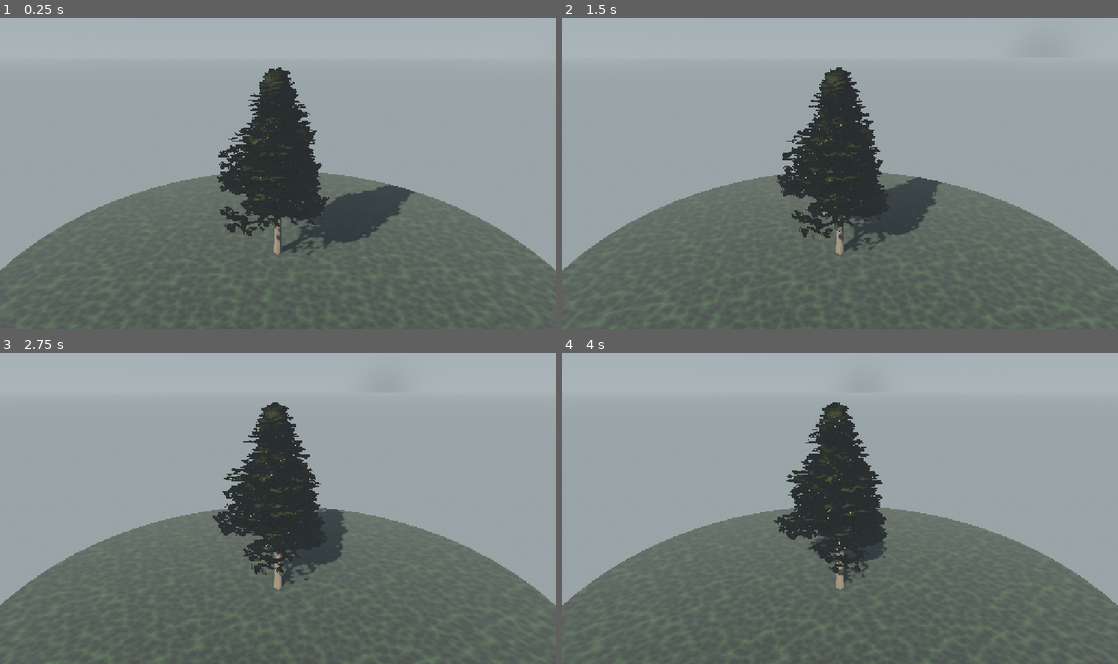
Above: before the commit, frames 1-4 (two rows, left to right).
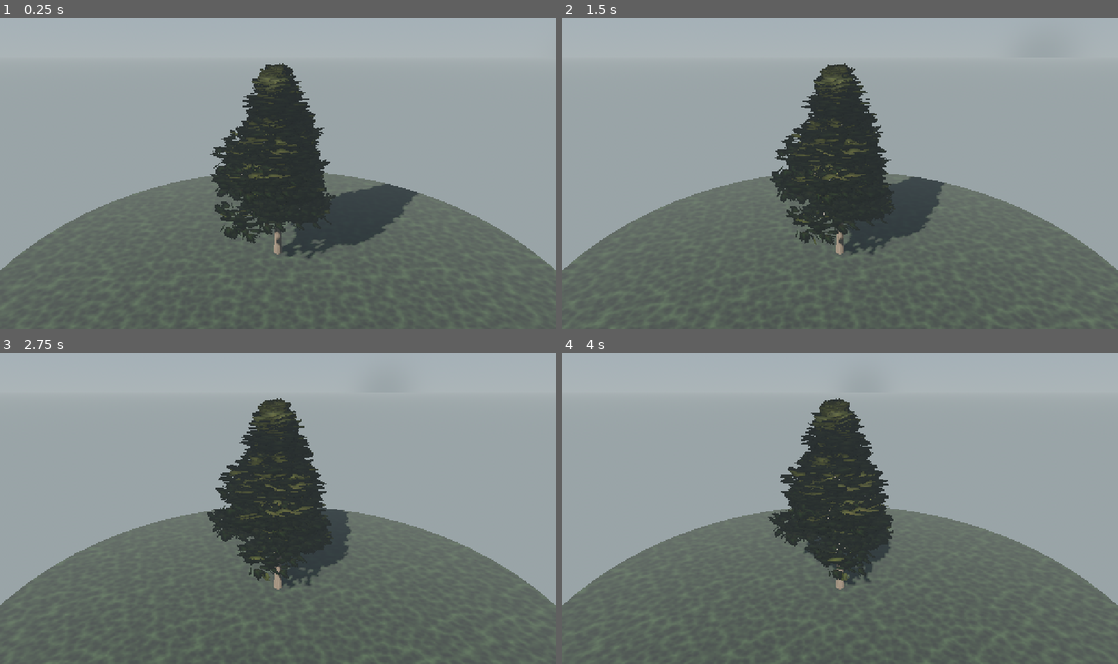
Above: after the commit, the same moments.

Repository: mehmetdem2005/Acik-dunya_oyun
Game: Godot game, scene res://scenes/world/pine_tree_scene.tscn
The game is run twice, just before and just after one commit, with the same random seed, the same clock (stepped at 60 frames per second) and the same inputs. This scene is started directly instead of the project's main scene.
Inputs (mouse positions are in pixels of both pictures, inside the frame that each line leads up to):
- Up to frame 1 (0.25 s): no input
- Up to frame 2 (1.5 s): move the mouse to (962, 157) at 0.52 s; hold D 0.53-1.25 s; hold Shift 0.53-1.25 s; click (962, 157) at 0.67 s; tap Space at 0.77 s; drag from (728, 189) to (812, 235) at 1.27 s
- Up to frame 3 (2.75 s): move the mouse to (333, 440) at 2.02 s; hold D from 2.03 s (still down); hold Shift from 2.03 s (still down)
- Up to frame 4 (4 s): release D at 2.75 s; release Shift at 2.75 s; drag from (812, 570) to (673, 461) at 2.77 s; move the mouse to (1006, 555) at 3.52 s; hold A from 3.53 s (still down); hold Shift from 3.53 s (still down); tap Space at 3.77 s

The runs differ from the first frame. In frame 1, 2.7% of the frame differs, in the area x 37-76%, y 14-78%; in frame 2, 2.6%; in frame 3, 2.5%; in frame 4, 2.2%.

Commit message:
Self-render C3: tüylü uç kümeleri + açık yeşil + ayrık tabakalar
Kendi render'ımla referansla kıyaslayıp iterasyon (perf korumalı):
- Uç (is_tip) frond kümeleri x1.45 büyütüldü -> yuvarlak billur tüy.
- İç ramp geri açıldı (lvl2 r0 0.34-0.50 / lvl1 0.40-0.56) -> iç boş,
  iğne dış kümede (köknar-yoğun blob değil, açık çam).
- Shader ALBEDO: AO darken 0.7->0.4 + *1.12 -> referanstaki daha açık
  sage yeşil.
- Tier sayısı 5-7 (height*0.62) + alt sweep grav 0.40+0.7 -> ayrık
  katmanlı raf silüeti.
Üçgen ~41.5k (bütçe 150k -> bol perf). 3 self-iterasyon turu.

https://claude.ai/code/session_01SAupt6yXBr9DzE6Ykd1e1F

Diff:
--- a/mouse_open_world_clean_project/scripts/world/pine/pine_mesh.gd
+++ b/mouse_open_world_clean_project/scripts/world/pine/pine_mesh.gd
@@ -229,7 +229,7 @@
 					rt = rt.normalized()
 					# Renk: uca doğru taze açık yeşil, içte koyu/mat.
 					var shade: float = clampf(lerp(0.62, 1.14, fr) * tint, 0.48, 1.25)
-					_card(st, c, up * (size * (1.05 + 0.55 * fr)), rt * (size * (1.05 + 0.55 * fr) * 0.66), shade, flex, idx % 25)
+					_card(st, c, up * (size * (1.05 + 0.55 * fr) * (1.45 if tip_full else 1.0)), rt * (size * (1.05 + 0.55 * fr) * (1.45 if tip_full else 1.0) * 0.66), shade, flex, idx % 25)
 			# Uca doğru sıklaş; ışık yönüne göre asimetri.
 			var dstep := step / maxf(dens, 0.10)
 			if light_bias > 0.0:
--- a/mouse_open_world_clean_project/scripts/world/pine/pine_skeleton.gd
+++ b/mouse_open_world_clean_project/scripts/world/pine/pine_skeleton.gd
@@ -70,7 +70,7 @@
 	var dal_seg: int = int(cfg.get("dal_segment", 10))
 	var dal_yay: float = float(cfg.get("dal_yay", 0.16))
 	# Daha seyrek, belirgin whorl katmanları (açık koni silüet).
-	var tier_count: int = clampi(int(round(height * 0.72 / whorl_gap)), 5, 8)
+	var tier_count: int = clampi(int(round(height * 0.62 / whorl_gap)), 5, 7)
 	var lean: float = _rng.randf_range(-0.12, 0.12)
 	var lean_ph: float = _rng.randf() * TAU
 	var whorl_h: PackedFloat32Array = trunk["whorl_h"]
--- a/mouse_open_world_clean_project/shaders/pine_wind.gdshader
+++ b/mouse_open_world_clean_project/shaders/pine_wind.gdshader
@@ -60,7 +60,7 @@
 	vec3 varc = texture(needle_variation, auv).rgb;
 	col *= mix(vec3(1.0), varc * 1.15, variation_amt);
 	vec3 orm = texture(needle_orm, auv).rgb;       // R=AO G=Rough B=Metal
-	ALBEDO = col * mix(1.0, orm.r, 0.7);
+	ALBEDO = col * mix(1.0, orm.r, 0.4) * 1.12;
 	ALPHA = op;
 	ALPHA_SCISSOR_THRESHOLD = alpha_cut;
 	// İğne mat: yüksek roughness + çok düşük specular -> beyaz parlama yok.
